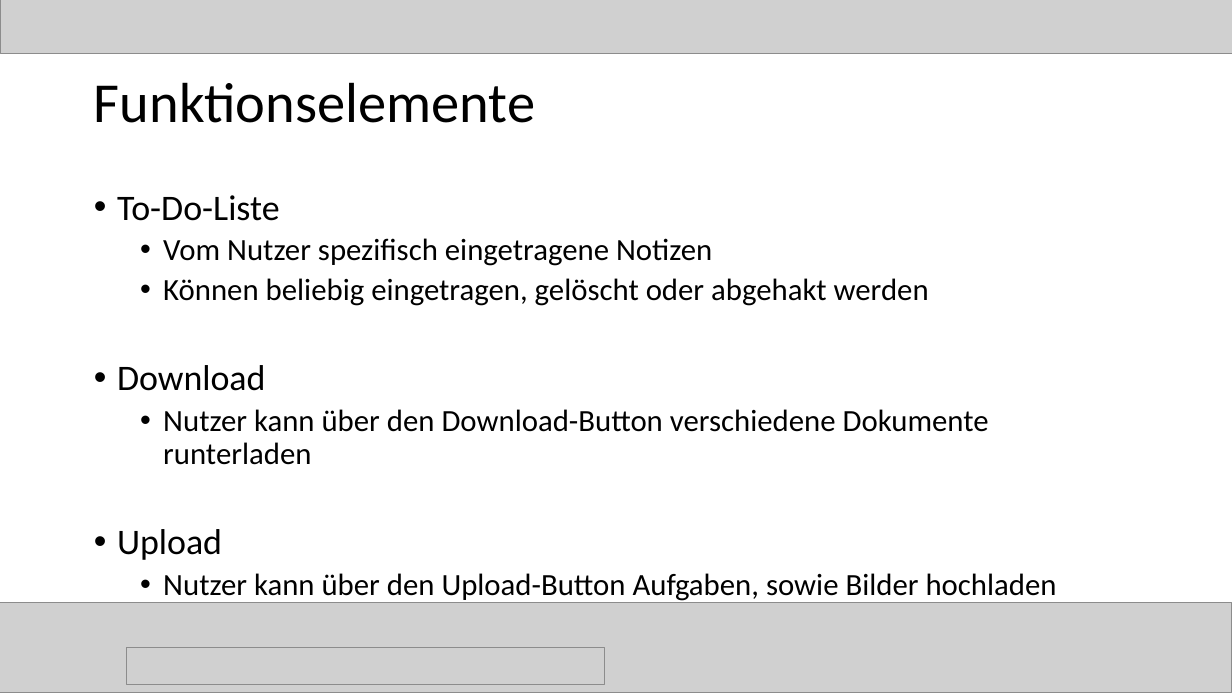
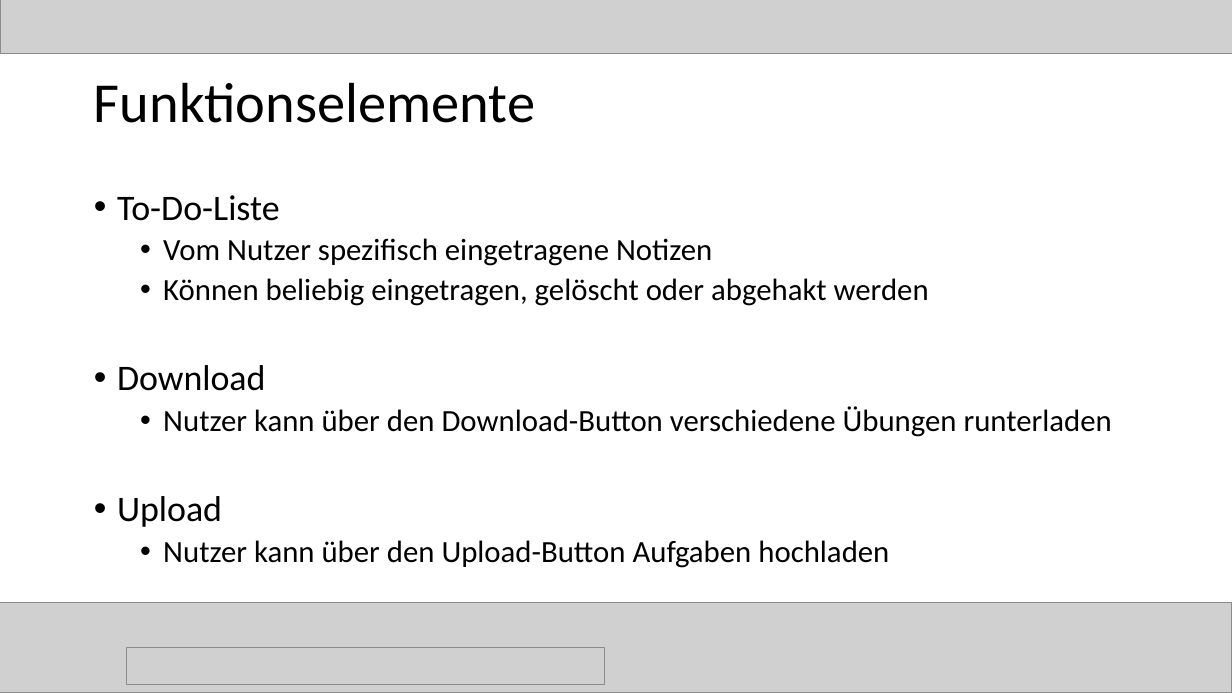
Before and after one commit to magharmi/StudentenFuerStudenten, a slide deck: slide 40 of websitePPneu.pptx (slide 48 before the commit). Drawn at 1232x693 pixels with LibreOffice and Linux fonts; fonts in the diff are those of the drawing; grey boxes stand for pictures. Boxes give left, top, right and bottom in pixels: in the first picture for what was removed or moved away, otherwise in the second. Text is boxed around its words. In the diff, an @@ line names an element or a change of style, - is before the commit and + after.

```diff
--- a/websitePPneu.pptx
+++ b/websitePPneu.pptx
@@ text at <box>163,406,1112,437</box>: text changed @@
-  • Nutzer kann über den Download-Button verschiedene Dokumente runterladen
+  • Nutzer kann über den Download-Button verschiedene Übungen runterladen
@@ text at <box>163,540,889,568</box>: text changed @@
-  • Nutzer kann über den Upload-Button Aufgaben, sowie Bilder hochladen
+  • Nutzer kann über den Upload-Button Aufgaben hochladen
```
Also in this commit, not shown: 12 other slides changed, 1 slide added, 8 slides removed, 2 other files.
